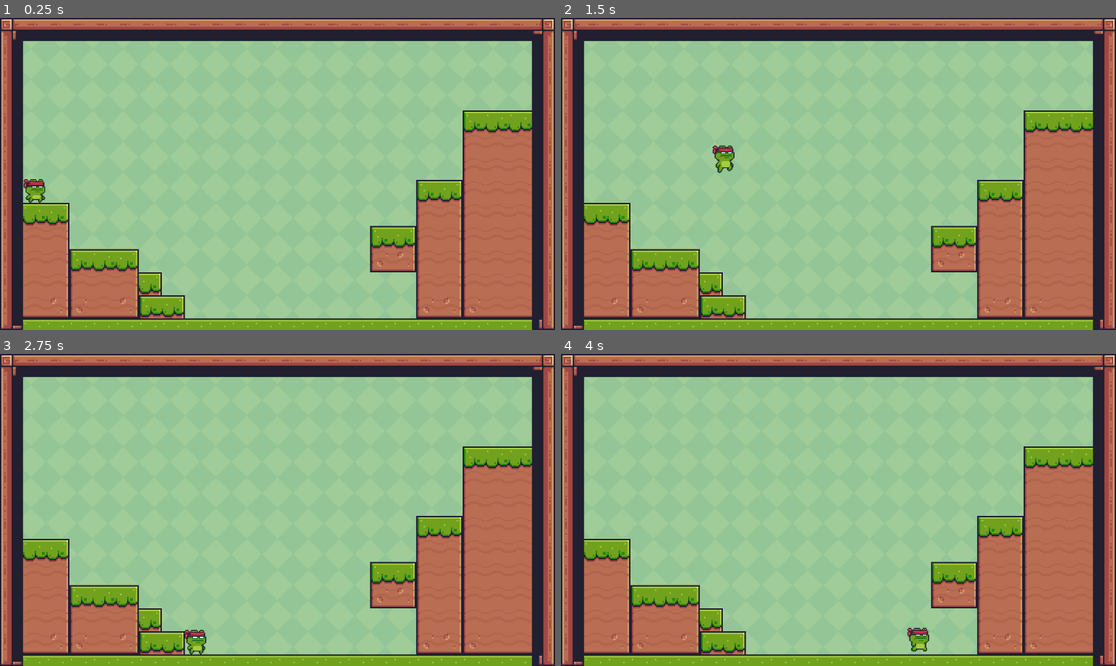
Above: before the commit, frames 1-4 (two rows, left to right).
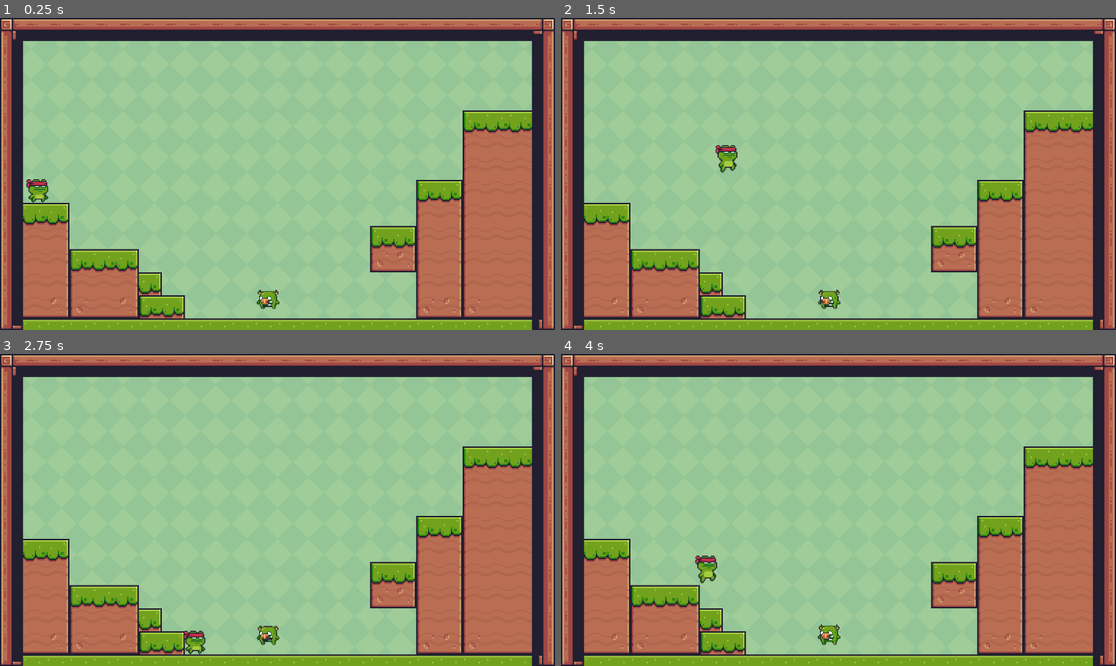
Above: after the commit, the same moments.

Repository: meri1405/Game-Troll-Godot
Game: Godot game, scene res://level_2.tscn
The game is run twice, just before and just after one commit, with the same random seed, the same clock (stepped at 60 frames per second) and the same inputs.
Inputs:
- Up to frame 1 (0.25 s): no input
- Up to frame 2 (1.5 s): hold D (right) from 0.53 s (still down); tap W (jump) at 0.77 s
- Up to frame 3 (2.75 s): tap W (jump) at 1.52 s; release D (right) at 2.03 s; hold A (left) from 2.03 s (still down)
- Up to frame 4 (4 s): release A (left) at 2.78 s; hold D (right) from 2.78 s (still down); tap W (jump) at 3.02, 3.77 s

The runs differ from the first frame. In frame 1, 0.4% of the frame differs, in the area x 4-51%, y 51-94%; in frame 2, 0.5%; in frame 3, 0.4%; in frame 4, 0.7%, in the area x 24-67%, y 64-96%.

Commit message:
+ Added asset pack for mobs + Added hurtbox for player and mob + Added reset position when player hit mob

Diff:
--- a/Scenes/character_body_2d.gd
+++ b/Scenes/character_body_2d.gd
@@ -34,3 +34,12 @@
 
 	var isLeft = velocity.x < 0
 	sprite_2d.flip_h = isLeft
+
+func _do_reset():
+	position = Vector2(-895.0, -225.0)
+
+func _on_hurt_box_area_entered(area: Area2D) -> void:
+	if area.is_in_group("mob"):
+		_do_reset()
+		print(position)
+		print("hit enemy")
--- a/Scenes/character_body_2d.tscn
+++ b/Scenes/character_body_2d.tscn
@@ -187,8 +187,11 @@
 "speed": 10.0
 }]
 
+[sub_resource type="RectangleShape2D" id="RectangleShape2D_pbq55"]
+size = Vector2(13.6667, 16.6667)
+
 [sub_resource type="RectangleShape2D" id="RectangleShape2D_gbyq6"]
-size = Vector2(14.6667, 16.3333)
+size = Vector2(13.6667, 16.5)
 
 [node name="CharacterBody2D" type="CharacterBody2D"]
 scale = Vector2(3, 3)
@@ -202,6 +205,18 @@
 animation = &"Idle"
 autoplay = "Idle"
 
+[node name="HurtBox" type="Area2D" parent="." groups=["player"]]
+position = Vector2(324.667, 194.333)
+disable_mode = 1
+
+[node name="CollisionShape2D" type="CollisionShape2D" parent="HurtBox"]
+visible = false
+position = Vector2(-0.166931, 0.000350952)
+shape = SubResource("RectangleShape2D_pbq55")
+
 [node name="CollisionShape2D" type="CollisionShape2D" parent="."]
-position = Vector2(324.333, 194.167)
+visible = false
+position = Vector2(324.5, 194.333)
 shape = SubResource("RectangleShape2D_gbyq6")
+
+[connection signal="area_entered" from="HurtBox" to="." method="_on_hurt_box_area_entered"]
--- /dev/null
+++ b/Scenes/pig_mob.gd
@@ -0,0 +1,6 @@
+extends CharacterBody2D
+
+class_name PigMob
+
+const speed = 10
+var is_pig_chase: bool
--- /dev/null
+++ b/Scenes/pig_mob.tscn
@@ -0,0 +1,224 @@
+[gd_scene load_steps=32 format=3 uid="uid://v4xh8kgqeipn"]
+
+[ext_resource type="Script" uid="uid://cux3hc1d0kr70" path="res://Scenes/pig_mob.gd" id="1_vlj81"]
+[ext_resource type="Texture2D" uid="uid://divhw14br5yih" path="res://Enemies/AngryPig/Idle (36x30).png" id="1_w654r"]
+[ext_resource type="Texture2D" uid="uid://bf34gq1fn2epw" path="res://Enemies/AngryPig/Walk (36x30).png" id="2_vlj81"]
+
+[sub_resource type="AtlasTexture" id="AtlasTexture_xhp4k"]
+atlas = ExtResource("1_w654r")
+region = Rect2(0, 0, 36, 30)
+
+[sub_resource type="AtlasTexture" id="AtlasTexture_e7gpd"]
+atlas = ExtResource("1_w654r")
+region = Rect2(36, 0, 36, 30)
+
+[sub_resource type="AtlasTexture" id="AtlasTexture_88s6h"]
+atlas = ExtResource("1_w654r")
+region = Rect2(72, 0, 36, 30)
+
+[sub_resource type="AtlasTexture" id="AtlasTexture_jrb0r"]
+atlas = ExtResource("1_w654r")
+region = Rect2(108, 0, 36, 30)
+
+[sub_resource type="AtlasTexture" id="AtlasTexture_t1vpf"]
+atlas = ExtResource("1_w654r")
+region = Rect2(144, 0, 36, 30)
+
+[sub_resource type="AtlasTexture" id="AtlasTexture_fuwtl"]
+atlas = ExtResource("1_w654r")
+region = Rect2(180, 0, 36, 30)
+
+[sub_resource type="AtlasTexture" id="AtlasTexture_3yjov"]
+atlas = ExtResource("1_w654r")
+region = Rect2(216, 0, 36, 30)
+
+[sub_resource type="AtlasTexture" id="AtlasTexture_n1b0u"]
+atlas = ExtResource("1_w654r")
+region = Rect2(252, 0, 36, 30)
+
+[sub_resource type="AtlasTexture" id="AtlasTexture_3wjsc"]
+atlas = ExtResource("1_w654r")
+region = Rect2(288, 0, 36, 30)
+
+[sub_resource type="AtlasTexture" id="AtlasTexture_t3ur1"]
+atlas = ExtResource("2_vlj81")
+region = Rect2(0, 0, 36, 30)
+
+[sub_resource type="AtlasTexture" id="AtlasTexture_ipqv5"]
+atlas = ExtResource("2_vlj81")
+region = Rect2(36, 0, 36, 30)
+
+[sub_resource type="AtlasTexture" id="AtlasTexture_kisoa"]
+atlas = ExtResource("2_vlj81")
+region = Rect2(72, 0, 36, 30)
+
+[sub_resource type="AtlasTexture" id="AtlasTexture_bsf8i"]
+atlas = ExtResource("2_vlj81")
+region = Rect2(108, 0, 36, 30)
+
+[sub_resource type="AtlasTexture" id="AtlasTexture_3lipg"]
+atlas = ExtResource("2_vlj81")
+region = Rect2(144, 0, 36, 30)
+
+[sub_resource type="AtlasTexture" id="AtlasTexture_u52vw"]
+atlas = ExtResource("2_vlj81")
+region = Rect2(180, 0, 36, 30)
+
+[sub_resource type="AtlasTexture" id="AtlasTexture_wj2jn"]
+atlas = ExtResource("2_vlj81")
+region = Rect2(216, 0, 36, 30)
+
+[sub_resource type="AtlasTexture" id="AtlasTexture_7sllp"]
+atlas = ExtResource("2_vlj81")
+region = Rect2(252, 0, 36, 30)
+
+[sub_resource type="AtlasTexture" id="AtlasTexture_qkqq8"]
+atlas = ExtResource("2_vlj81")
+region = Rect2(288, 0, 36, 30)
+
+[sub_resource type="AtlasTexture" id="AtlasTexture_xsdsq"]
+atlas = ExtResource("2_vlj81")
+region = Rect2(324, 0, 36, 30)
+
+[sub_resource type="AtlasTexture" id="AtlasTexture_0dt7i"]
+atlas = ExtResource("2_vlj81")
+region = Rect2(360, 0, 36, 30)
+
+[sub_resource type="AtlasTexture" id="AtlasTexture_8ru7y"]
+atlas = ExtResource("2_vlj81")
+region = Rect2(396, 0, 36, 30)
+
+[sub_resource type="AtlasTexture" id="AtlasTexture_tu4fq"]
+atlas = ExtResource("2_vlj81")
+region = Rect2(432, 0, 36, 30)
+
+[sub_resource type="AtlasTexture" id="AtlasTexture_ukrng"]
+atlas = ExtResource("2_vlj81")
+region = Rect2(468, 0, 36, 30)
+
+[sub_resource type="AtlasTexture" id="AtlasTexture_8ro6p"]
+atlas = ExtResource("2_vlj81")
+region = Rect2(504, 0, 36, 30)
+
+[sub_resource type="AtlasTexture" id="AtlasTexture_m2a0d"]
+atlas = ExtResource("2_vlj81")
+region = Rect2(540, 0, 36, 30)
+
+[sub_resource type="SpriteFrames" id="SpriteFrames_d3d08"]
+animations = [{
+"frames": [{
+"duration": 1.0,
+"texture": SubResource("AtlasTexture_xhp4k")
+}, {
+"duration": 1.0,
+"texture": SubResource("AtlasTexture_e7gpd")
+}, {
+"duration": 1.0,
+"texture": SubResource("AtlasTexture_88s6h")
+}, {
+"duration": 1.0,
+"texture": SubResource("AtlasTexture_jrb0r")
+}, {
+"duration": 1.0,
+"texture": SubResource("AtlasTexture_t1vpf")
+}, {
+"duration": 1.0,
+"texture": SubResource("AtlasTexture_fuwtl")
+}, {
+"duration": 1.0,
+"texture": SubResource("AtlasTexture_3yjov")
+}, {
+"duration": 1.0,
+"texture": SubResource("AtlasTexture_n1b0u")
+}, {
+"duration": 1.0,
+"texture": SubResource("AtlasTexture_3wjsc")
+}],
+"loop": true,
+"name": &"idle",
+"speed": 8.0
+}, {
+"frames": [{
+"duration": 1.0,
+"texture": SubResource("AtlasTexture_t3ur1")
+}, {
+"duration": 1.0,
+"texture": SubResource("AtlasTexture_ipqv5")
+}, {
+"duration": 1.0,
+"texture": SubResource("AtlasTexture_kisoa")
+}, {
+"duration": 1.0,
+"texture": SubResource("AtlasTexture_bsf8i")
+}, {
+"duration": 1.0,
+"texture": SubResource("AtlasTexture_3lipg")
+}, {
+"duration": 1.0,
+"texture": SubResource("AtlasTexture_u52vw")
+}, {
+"duration": 1.0,
+"texture": SubResource("AtlasTexture_wj2jn")
+}, {
+"duration": 1.0,
+"texture": SubResource("AtlasTexture_7sllp")
+}, {
+"duration": 1.0,
+"texture": SubResource("AtlasTexture_qkqq8")
+}, {
+"duration": 1.0,
+"texture": SubResource("AtlasTexture_xsdsq")
+}, {
+"duration": 1.0,
+"texture": SubResource("AtlasTexture_0dt7i")
+}, {
+"duration": 1.0,
+"texture": SubResource("AtlasTexture_8ru7y")
+}, {
+"duration": 1.0,
+"texture": SubResource("AtlasTexture_tu4fq")
+}, {
+"duration": 1.0,
+"texture": SubResource("AtlasTexture_ukrng")
+}, {
+"duration": 1.0,
+"texture": SubResource("AtlasTexture_8ro6p")
+}, {
+"duration": 1.0,
+"texture": SubResource("AtlasTexture_m2a0d")
+}],
+"loop": true,
+"name": &"walking",
+"speed": 10.0
+}]
+
+[sub_resource type="RectangleShape2D" id="RectangleShape2D_w654r"]
+size = Vector2(25, 25)
+
+[sub_resource type="RectangleShape2D" id="RectangleShape2D_vlj81"]
+size = Vector2(32, 27.3333)
+
+[node name="PigMob" type="CharacterBody2D"]
+texture_filter = 1
+scale = Vector2(3, 3)
+script = ExtResource("1_vlj81")
+
+[node name="AnimatedSprite2D" type="AnimatedSprite2D" parent="."]
+sprite_frames = SubResource("SpriteFrames_d3d08")
+animation = &"idle"
+autoplay = "idle"
+frame_progress = 0.699518
+
+[node name="CollisionShape2D" type="CollisionShape2D" parent="."]
+visible = false
+position = Vector2(0.5, 2.5)
+shape = SubResource("RectangleShape2D_w654r")
+
+[node name="DirectionTimer" type="Timer" parent="."]
+autostart = true
+
+[node name="Area2D" type="Area2D" parent="." groups=["mob"]]
+
+[node name="CollisionShape2D" type="CollisionShape2D" parent="Area2D"]
+position = Vector2(0.333333, 1.33333)
+shape = SubResource("RectangleShape2D_vlj81")
--- a/level_2.tscn
+++ b/level_2.tscn
@@ -1,11 +1,12 @@
-[gd_scene load_steps=6 format=3 uid="uid://bl5ecus2o2nnf"]
+[gd_scene load_steps=7 format=3 uid="uid://bl5ecus2o2nnf"]
 
-[ext_resource type="Texture2D" uid="uid://c2urtr66gce31" path="res://Pixel Adventure 1/Free/Background/Green.png" id="1_xdadj"]
-[ext_resource type="Texture2D" uid="uid://cmx6ev0y0fkb7" path="res://Pixel Adventure 1/Free/Terrain/Terrain (16x16).png" id="2_1y8me"]
-[ext_resource type="PackedScene" uid="uid://dt1tth682nenl" path="res://Scenes/character_body_2d.tscn" id="3_n7ypv"]
+[ext_resource type="Texture2D" uid="uid://c2urtr66gce31" path="res://Pixel Adventure 1/Free/Background/Green.png" id="1_3djxs"]
+[ext_resource type="Texture2D" uid="uid://cmx6ev0y0fkb7" path="res://Pixel Adventure 1/Free/Terrain/Terrain (16x16).png" id="2_rlddw"]
+[ext_resource type="PackedScene" uid="uid://dt1tth682nenl" path="res://Scenes/character_body_2d.tscn" id="3_1n7cm"]
+[ext_resource type="PackedScene" uid="uid://v4xh8kgqeipn" path="res://Scenes/pig_mob.tscn" id="4_kgqac"]
 
 [sub_resource type="TileSetAtlasSource" id="TileSetAtlasSource_1bvp3"]
-texture = ExtResource("2_1y8me")
+texture = ExtResource("2_rlddw")
 0:0/0 = 0
 1:0/0 = 0
 2:0/0 = 0
@@ -182,5 +183,9 @@
 format = 2
 layer_0/tile_data = PackedInt32Array(2097154, 393216, 0, 524289, 458752, 0, 589825, 458752, 1, 524290, 524288, 0, 58982 …(2340 unchanged characters)…
 
-[node name="CharacterBody2D" parent="." instance=ExtResource("3_n7ypv")]
-position = Vector2(-901, -225)
+[node name="CharacterBody2D" parent="." instance=ExtResource("3_1n7cm")]
+position = Vector2(-895, -225)
+
+[node name="PigMob" parent="." instance=ExtResource("4_kgqac")]
+position = Vector2(556, 582)
+scale = Vector2(1.5, 1.5)
Binary file added: Enemies/AngryPig/Hit 1 (36x30).png
Not shown, added: Enemies/AngryPig/Hit 1 (36x30).png.import
Binary file added: Enemies/AngryPig/Hit 2 (36x30).png
Not shown, added: Enemies/AngryPig/Hit 2 (36x30).png.import
Binary file added: Enemies/AngryPig/Idle (36x30).png
Not shown, added: Enemies/AngryPig/Idle (36x30).png.import
Binary file added: Enemies/AngryPig/Run (36x30).png
Not shown, added: Enemies/AngryPig/Run (36x30).png.import
Binary file added: Enemies/AngryPig/Walk (36x30).png
Not shown, added: Enemies/AngryPig/Walk (36x30).png.import
Binary file added: Enemies/Bat/Ceiling In (46x30).png
Not shown, added: Enemies/Bat/Ceiling In (46x30).png.import
(and 187 more such lines)
